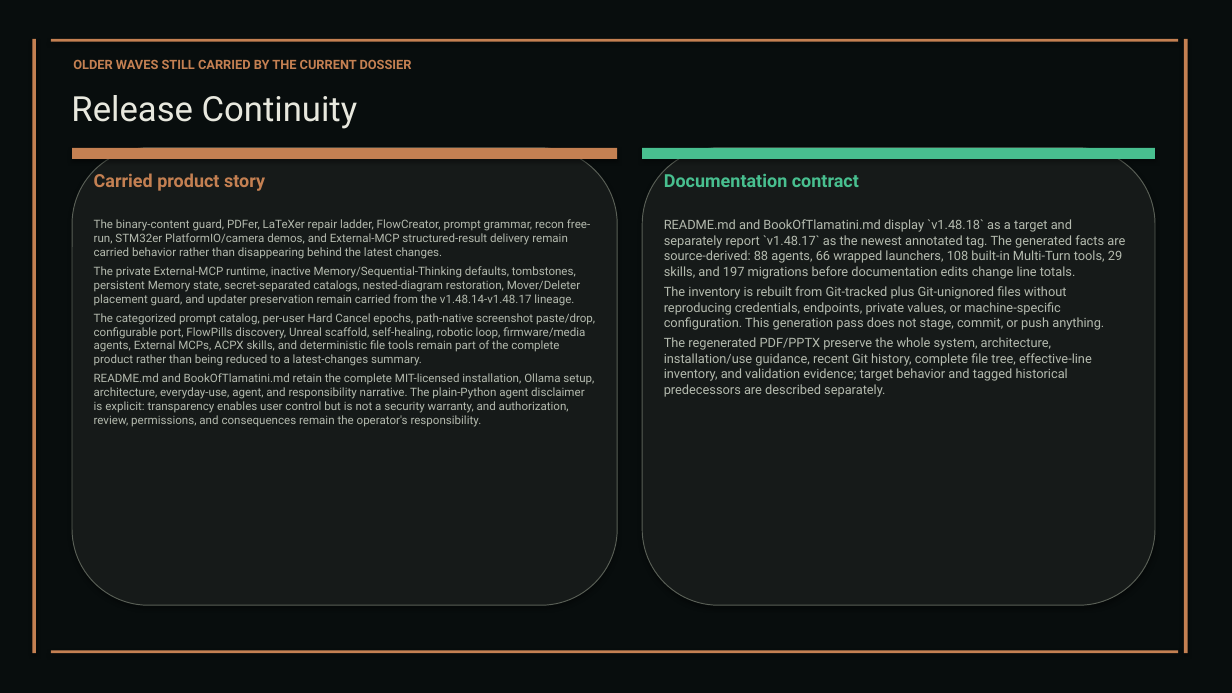
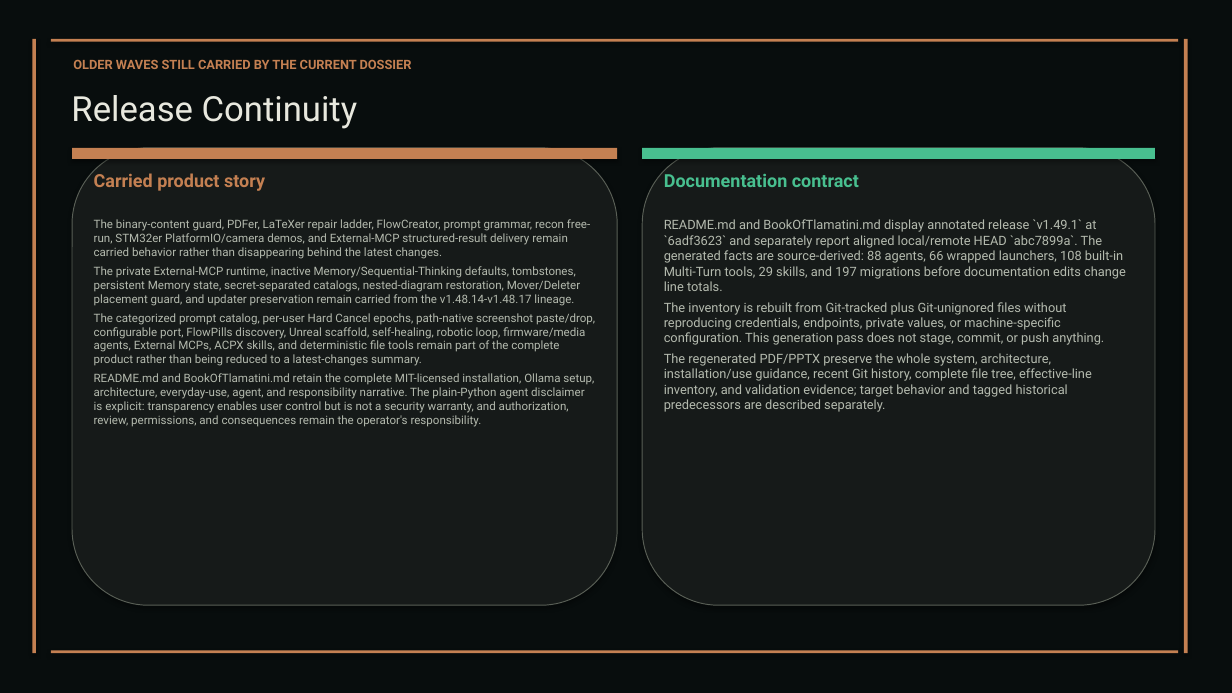
Before and after one commit to XAIHT/Tlamatini, a slide deck: slide 34 of Tlamatini_eXtended_Artificial_Intelligence_Humanly_Tempered.pptx. Drawn at 1232x693 pixels with LibreOffice and Linux fonts; fonts in the diff are those of the drawing. Boxes give left, top, right and bottom in pixels: in the first picture for what was removed or moved away, otherwise in the second. Text is boxed around its words. In the diff, an @@ line names an element or a change of style, - is before the commit and + after.

```diff
--- a/Tlamatini_eXtended_Artificial_Intelligence_Humanly_Tempered.pptx
+++ b/Tlamatini_eXtended_Artificial_Intelligence_Humanly_Tempered.pptx
@@ text at <box>664,219,1126,291</box>: text changed @@
-README.md and BookOfTlamatini.md display `v1.48.18` as a target and separately report `v1.48.17` as the newest annotated tag. The generated facts are source-derived: 88 agents, 66 wrapped launchers, 108 built-in Multi-Turn tools, 29 skills, and 197 migrations before documentation edits change line totals.
+README.md and BookOfTlamatini.md display annotated release `v1.49.1` at `6adf3623` and separately report aligned local/remote HEAD `abc7899a`. The generated facts are source-derived: 88 agents, 66 wrapped launchers, 108 built-in Multi-Turn tools, 29 skills, and 197 migrations before documentation edits change line totals.
```
Also in this commit, not shown: 119 other slides changed, 1 slide added, 2 slides removed, 25 other files.
